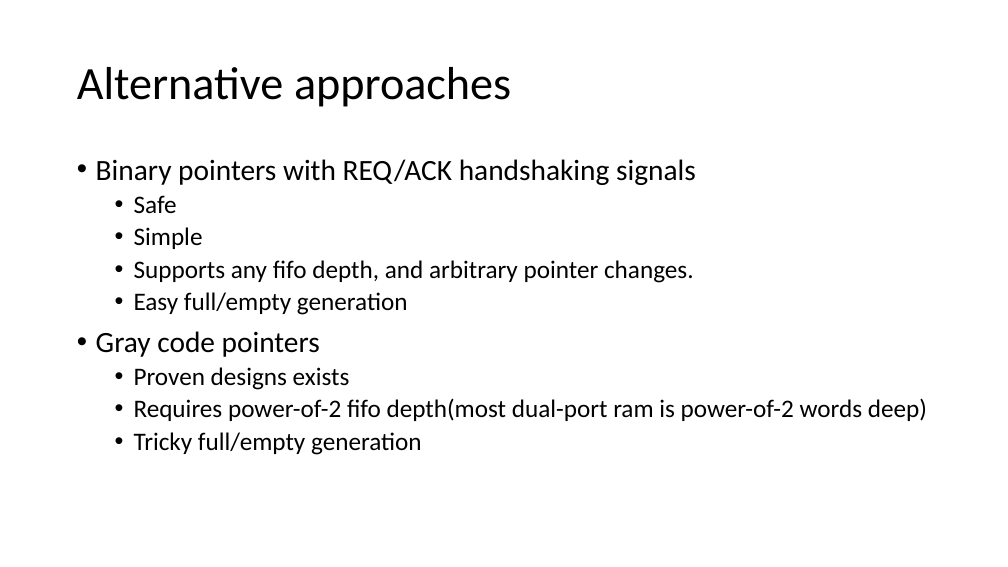
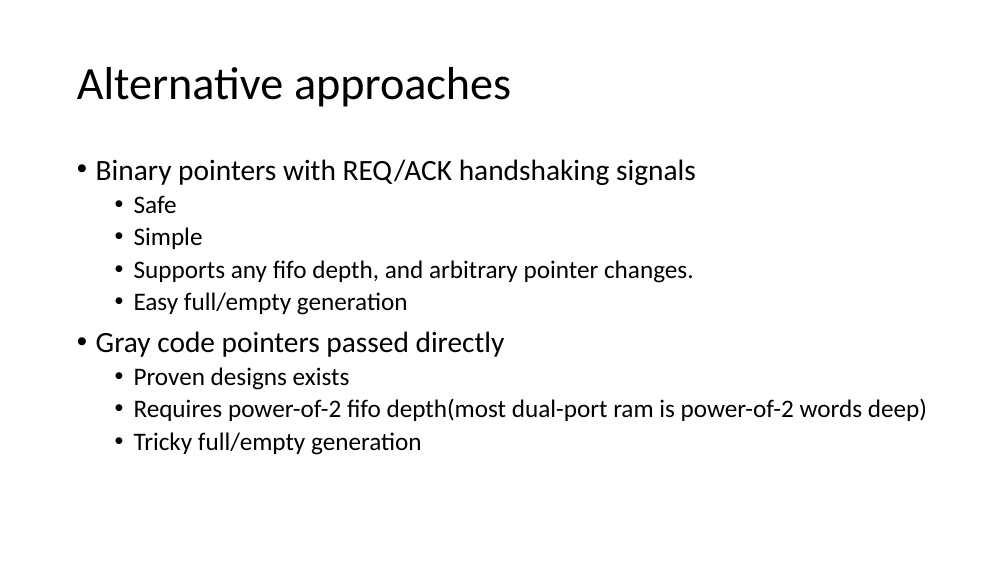
Before and after one commit to lepaulse/fifo, a slide deck: slide 3 of Asynchronous FIFO.pptx. Drawn at 1008x567 pixels with LibreOffice and Linux fonts; fonts in the diff are those of the drawing. Boxes give left, top, right and bottom in pixels: in the first picture for what was removed or moved away, otherwise in the second. Text is boxed around its words. In the diff, an @@ line names an element or a change of style, - is before the commit and + after.

```diff
--- a/Asynchronous FIFO.pptx
+++ b/Asynchronous FIFO.pptx
@@ text at (96,331,505,357): text changed @@
-• Gray code pointers
+• Gray code pointers passed directly
```
Also in this commit, not shown: 1 other file.
